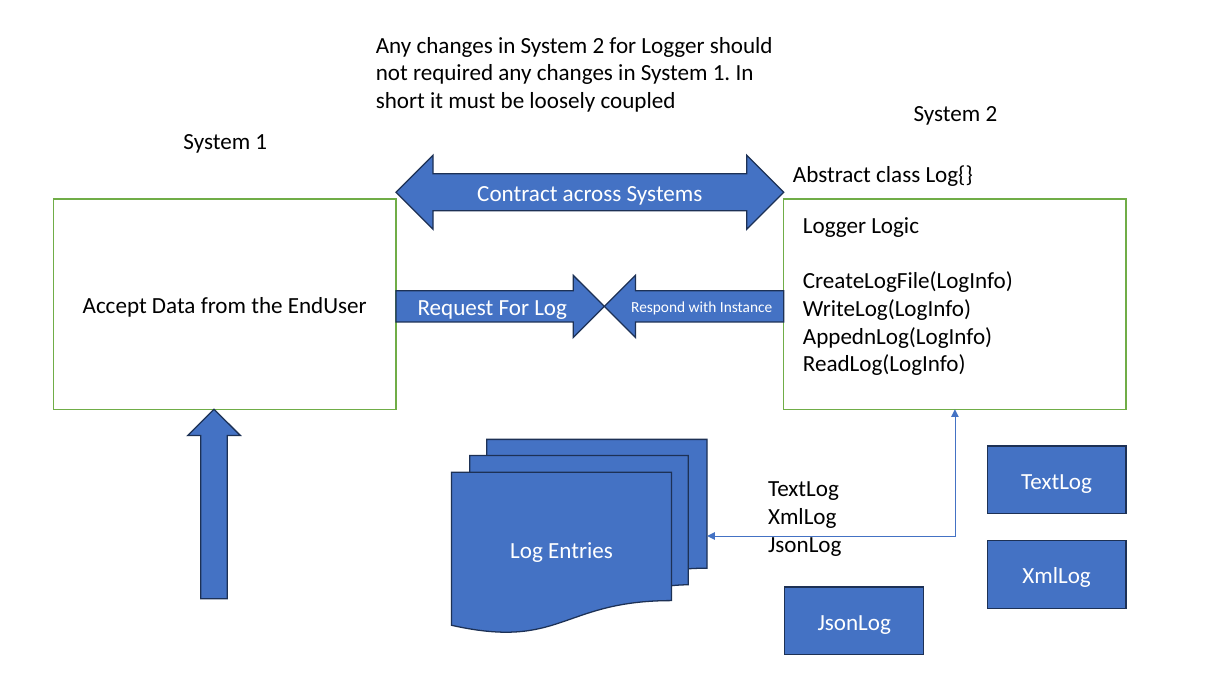
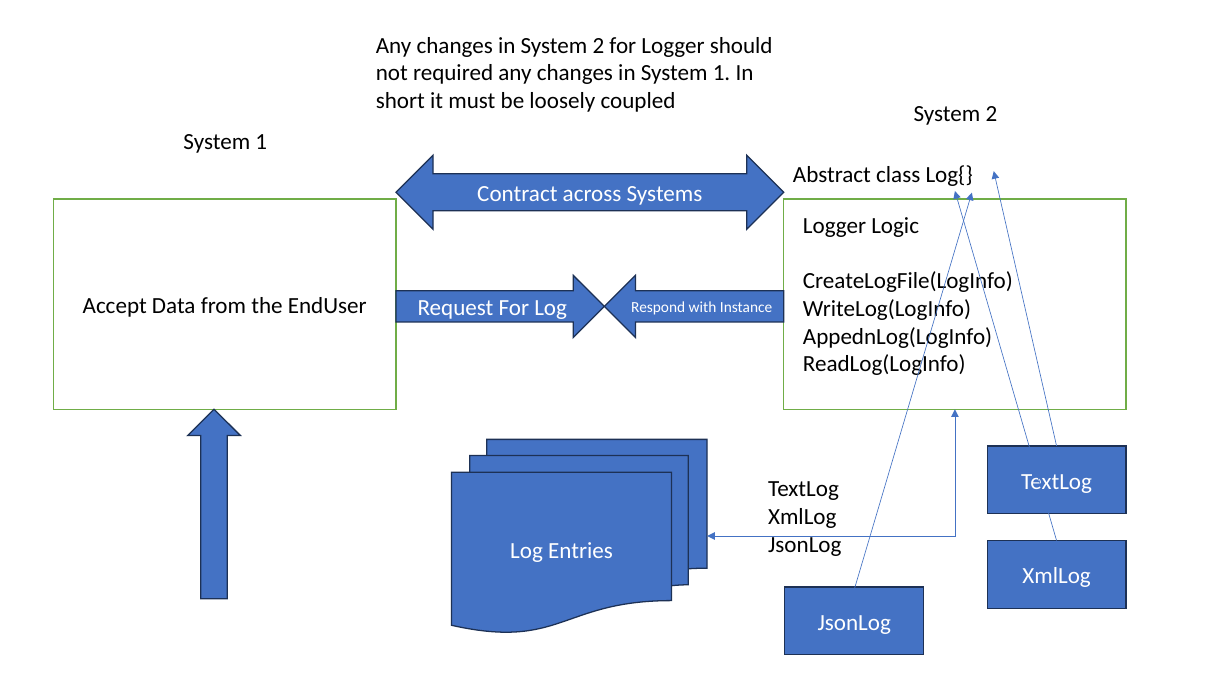
Before and after one commit to maheshsabnis/NetAppsNice, a slide deck: slide 10 of ppts.pptx. Drawn at 1232x693 pixels with LibreOffice and Linux fonts; fonts in the diff are those of the drawing. Boxes give left, top, right and bottom in pixels: in the first picture for what was removed or moved away, otherwise in the second. Text is boxed around its words. In the diff, an @@ line names an element or a change of style, - is before the commit and + after.

```diff
--- a/ppts.pptx
+++ b/ppts.pptx
@@ arrow added from (1057, 446) to (994, 171), #4472C4 0.5 pt @@
@@ arrow added from (852, 599) to (972, 192), #4472C4 0.5 pt @@
@@ arrow added from (1057, 541) to (956, 191), #4472C4 0.5 pt @@
```
Also in this commit, not shown: 2 slides added, 1 other file.
